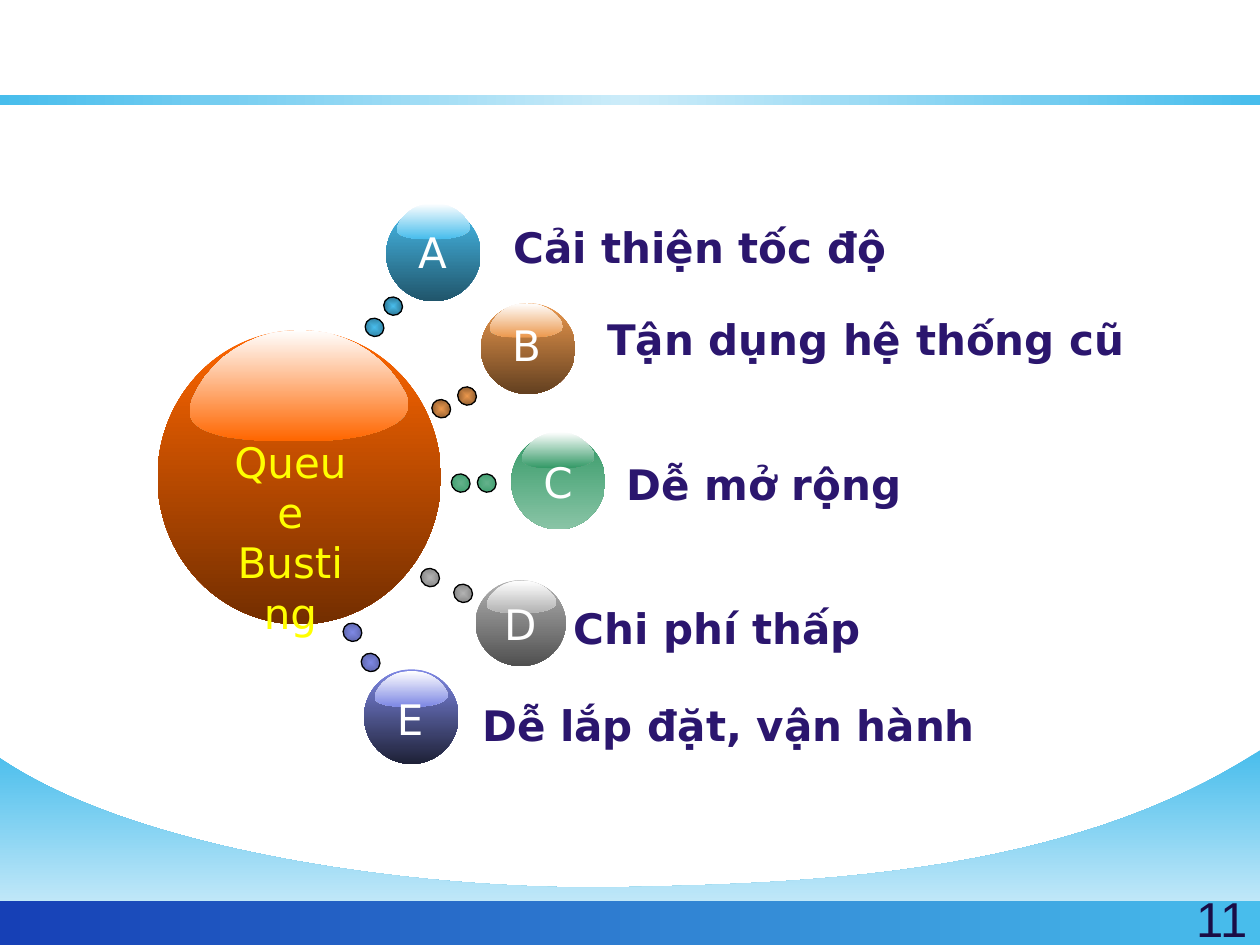
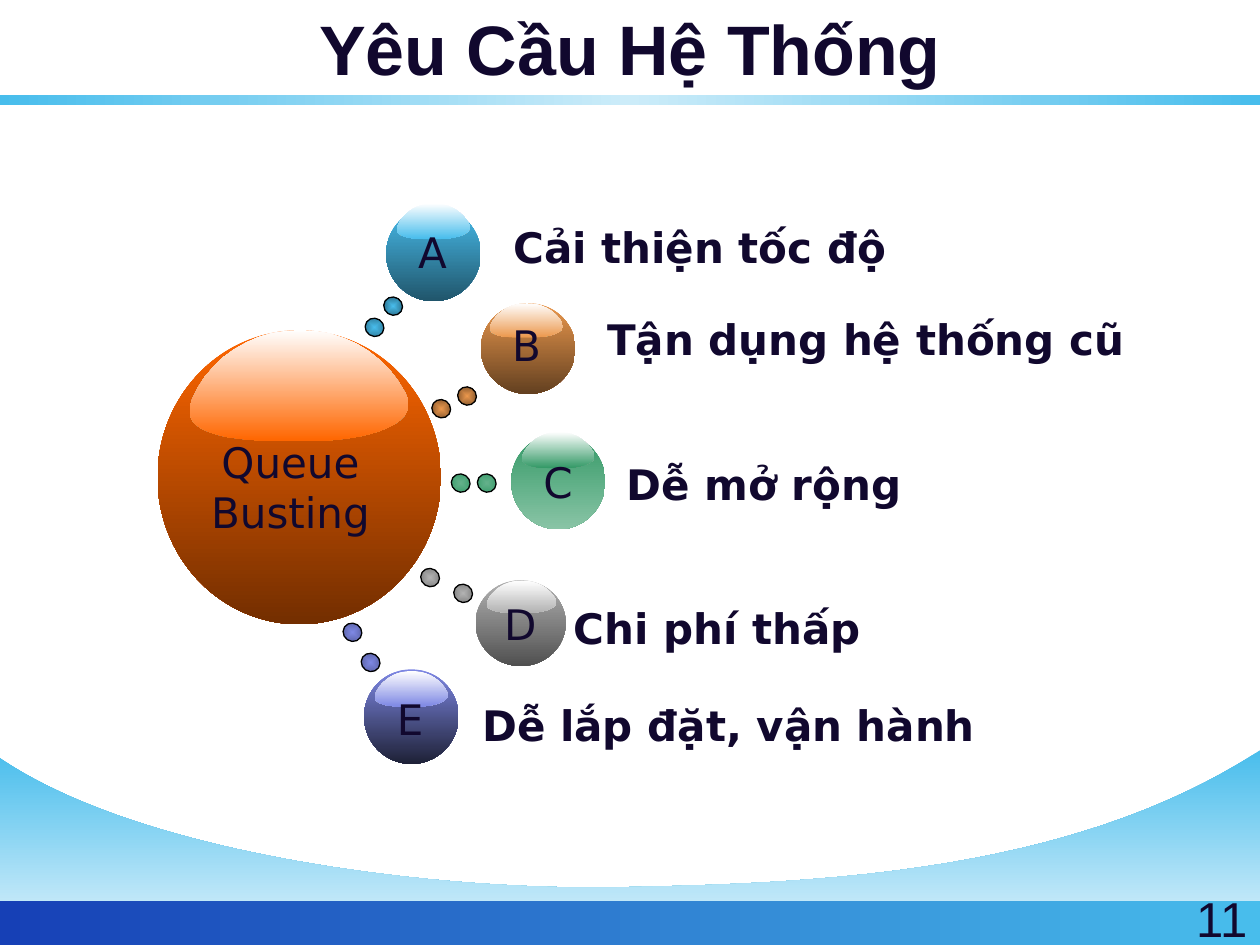
Before and after one commit to golf2109/zigbee-in-supermaket, a slide deck: slide 11 of docs/Report/Queue-Busting.pptx. Drawn at 1260x945 pixels with LibreOffice and Linux fonts; fonts in the diff are those of the drawing; background and template pictures are left out. Boxes give left, top, right and bottom in pixels: in the first picture for what was removed or moved away, otherwise in the second. Text is boxed around its words. In the diff, an @@ line names an element or a change of style, - is before the commit and + after.

Commit message:
Modified colors

```diff
--- a/docs/Report/Queue-Busting.pptx
+++ b/docs/Report/Queue-Busting.pptx
@@ text colour #FFFFFF to #12082E in 6 elements at (319, 21, 940, 88), (397, 700, 424, 735), (504, 606, 536, 640), (543, 466, 572, 499), (512, 327, 541, 361), (418, 234, 447, 268) @@
@@ text colour #2B166E to #12082E in 5 elements at (482, 706, 975, 750), (607, 321, 1124, 364), (574, 610, 861, 653), (626, 465, 901, 509), (513, 228, 886, 272) @@
@@ text "Queue": place and size @@
-text "Queue" at (214, 430, 367, 544)
+text "Queue" at (211, 447, 370, 537)
@@ text "Queue" at (211, 447, 370, 537): text colour #FFFF00 to #12082E @@
@@ page number at (1197, 898, 1248, 937): text colour #1A0D46 to #12082E @@
```
Also in this commit, not shown: 36 other slides changed, 2 slides removed.
